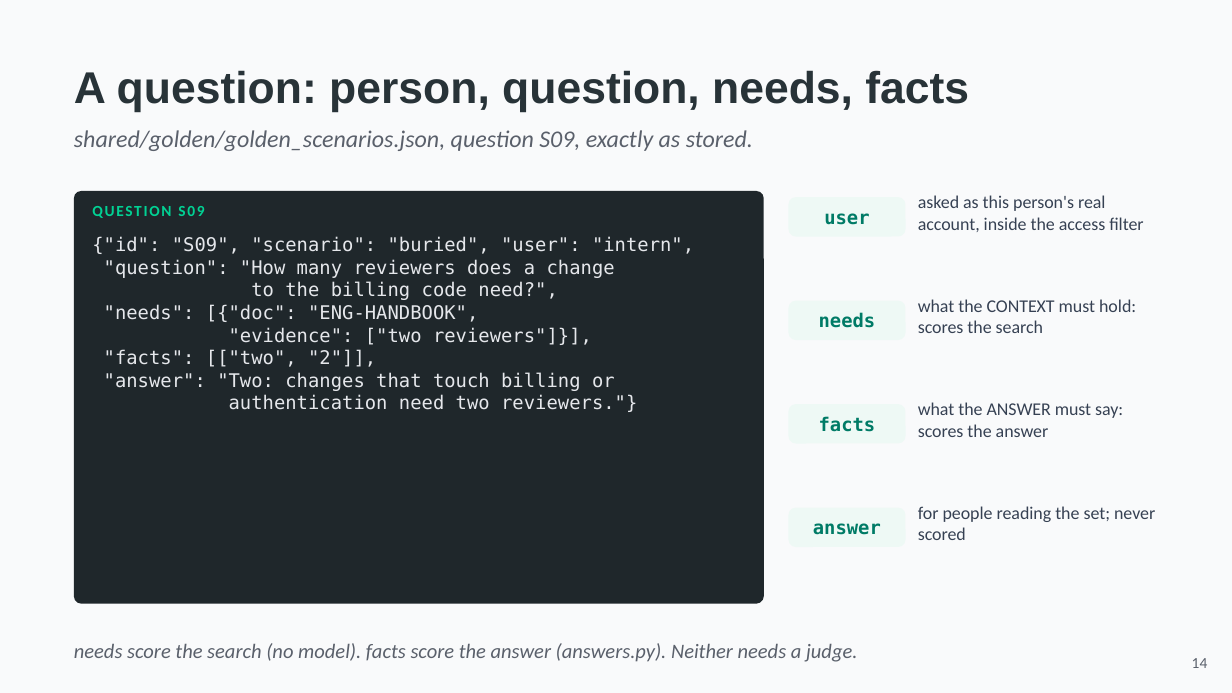
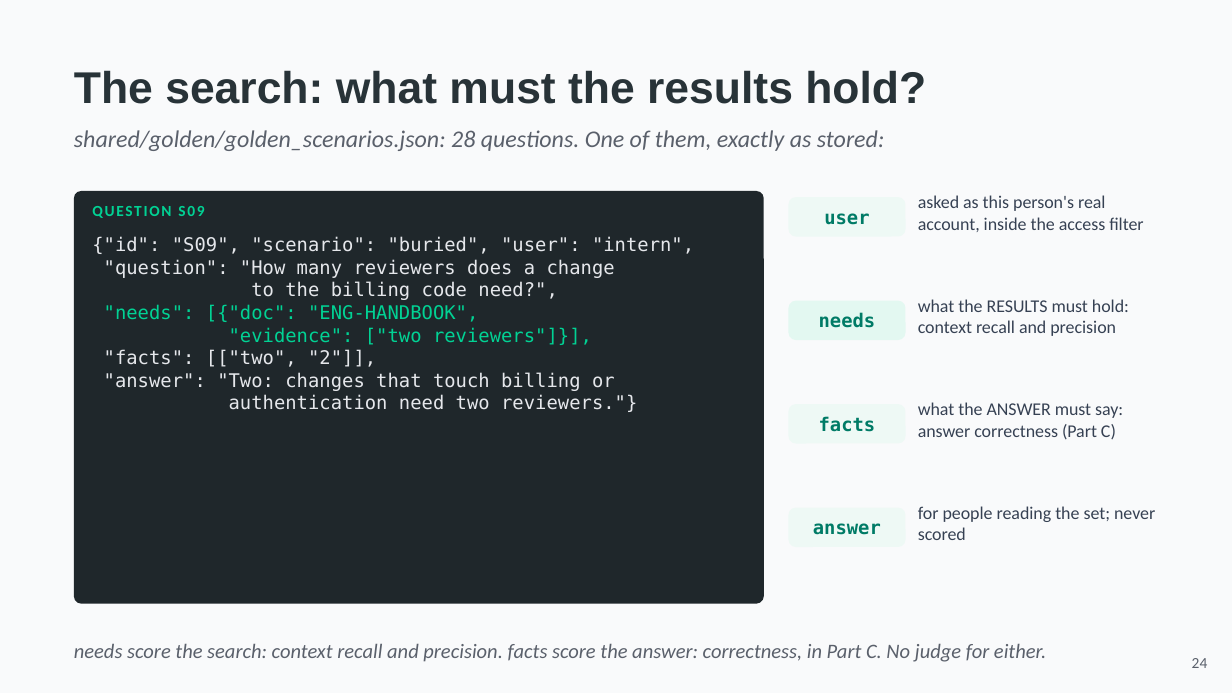
Before and after one commit to hasankanaan26/acme-desk, a slide deck: slide 24 of slides/part3-retrieval.pptx (slide 14 before the commit). Drawn at 1232x693 pixels with LibreOffice and Linux fonts; fonts in the diff are those of the drawing. Boxes give left, top, right and bottom in pixels: in the first picture for what was removed or moved away, otherwise in the second. Text is boxed around its words. In the diff, an @@ line names an element or a change of style, - is before the commit and + after.

```diff
--- a/slides/part3-retrieval.pptx
+++ b/slides/part3-retrieval.pptx
@@ text at (74, 70, 926, 104): text changed @@
-A question: person, question, needs, facts
+The search: what must the results hold?
@@ text at (74, 130, 885, 151): text changed @@
-shared/golden/golden_scenarios.json, question S09, exactly as stored.
+shared/golden/golden_scenarios.json: 28 questions. One of them, exactly as stored:
@@ text at (918, 299, 1129, 336): text changed @@
-what the CONTEXT must hold: scores the search
+what the RESULTS must hold: context recall and precision
@@ text at (104, 304, 592, 345): text colour #E5E7EB to #01D294 in ""needs": [{"doc": "ENG-HANDBOOK",", ""evidence": ["two reviewers"]}]," @@
@@ text at (918, 402, 1123, 440): text changed @@
-what the ANSWER must say: scores the answer
+what the ANSWER must say: answer correctness (Part C)
@@ text at (74, 644, 1046, 662): text changed @@
-needs score the search (no model). facts score the answer (answers.py). Neither needs a judge.
+needs score the search: context recall and precision. facts score the answer: correctness, in Part C. No judge for either.
@@ text at (1192, 658, 1208, 668): text changed @@
-14
+24
```
Also in this commit, not shown: 21 other slides changed, 22 slides added, 16 slides removed, 48 other files.
